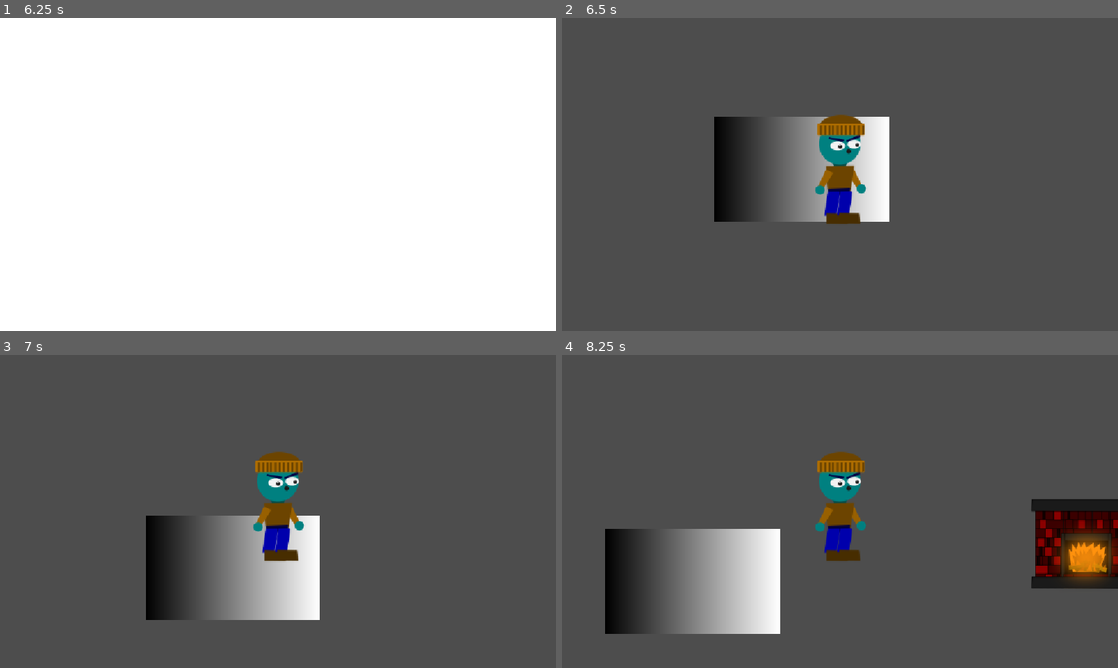
Above: before the commit, frames 1-4 (two rows, left to right).
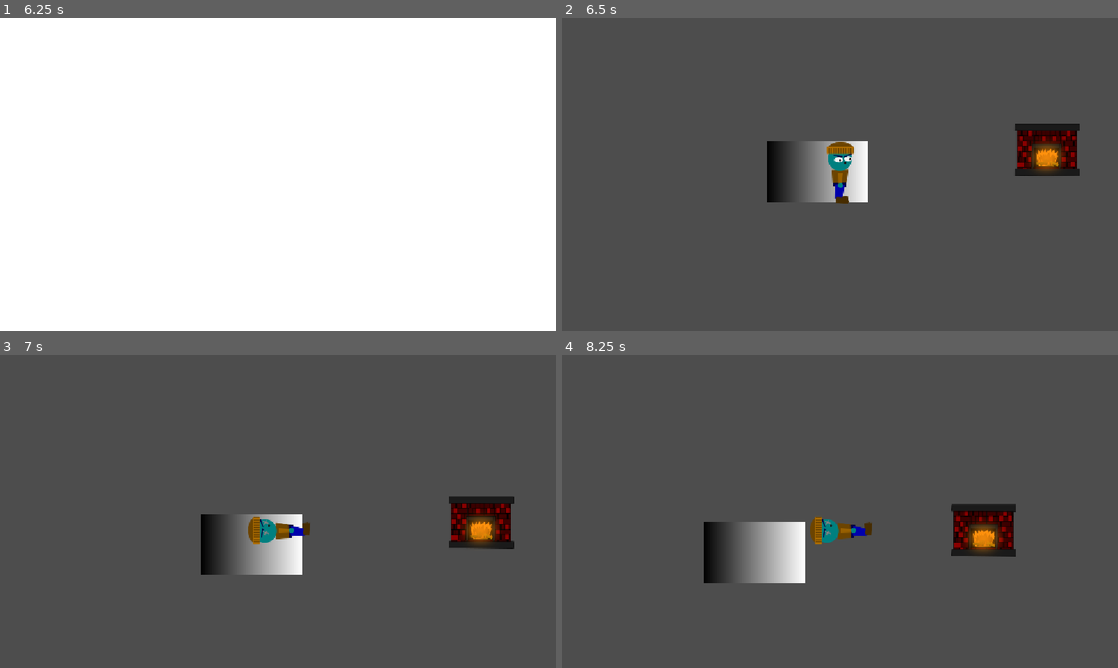
Above: after the commit, the same moments.

Repository: DropletU/autumn
Game: Godot game, scene res://Scenes/prologue.tscn
The game is run twice, just before and just after one commit, with the same random seed, the same clock (stepped at 60 frames per second) and the same inputs.
Inputs:
- Up to frame 1 (6.25 s): tap Enter (ui_accept) at 0.5, 0.77, 1.52, 2, 3.02, 3.77, 4.52, 5.75, 6.02 s; hold D (right) 0.53-1.28 s; hold Shift (sprint) 0.53-1.28 s; tap Space at 1.25, 2.75, 4.25 s; hold S (down) 1.28-2.03 s; tap Shift (sprint) every 1.5 s from 1.35 to 5.85 s; hold D (right) 2.03-2.78 s; hold Shift (sprint) 2.03-2.78 s; hold W (up) 2.78-3.53 s; hold Shift (sprint) 3.53-4.28 s; hold A (left) 3.53-5.03 s; hold S (down) 5.03-5.78 s; hold Shift (sprint) 5.03-5.78 s; hold D (right) from 5.78 s (still down)
- Up to frame 2 (6.5 s): keep holding D (right)
- Up to frame 3 (7 s): release D (right) at 6.53 s; hold W (up) from 6.53 s (still down); hold Shift (sprint) from 6.53 s (still down); tap Enter (ui_accept) at 6.77 s
- Up to frame 4 (8.25 s): release W (up) at 7.28 s; release Shift (sprint) at 7.28 s; hold D (right) 7.28-8.03 s; tap Shift (sprint) at 7.35 s; tap Enter (ui_accept) at 7.52 s; hold S (down) from 8.03 s (still down); hold Shift (sprint) from 8.03 s (still down)

Frame 1 is identical in both runs. In frame 2, 10% of the frame differs, in the area x 27-94%, y 30-66%; in frame 3, 12%; in frame 4, 18%, in the area x 7-100%, y 30-90%.

Commit message:
added walk and death animation

Diff:
--- a/Scenes/player.tscn
+++ b/Scenes/player.tscn
@@ -8,26 +8,91 @@
 [ext_resource type="Script" uid="uid://b5tlqeyjqi26d" path="res://Scripts/StateMachine/States/dead_state.gd" id="5_fkybt"]
 [ext_resource type="Script" uid="uid://cb0so6ei5vmix" path="res://Scripts/StateMachine/States/running_state.gd" id="6_8erm5"]
 [ext_resource type="Script" uid="uid://c7er8020dxknj" path="res://Scripts/Classes/health_component.gd" id="7_3smsa"]
+[ext_resource type="Texture2D" uid="uid://c2uvr4veg1nev" path="res://Art/Animation/PlayerDeath.png" id="8_tx1dd"]
+[ext_resource type="Texture2D" uid="uid://bxo72xswpvrri" path="res://Art/Animation/PlayerWalk.png" id="9_f1ek2"]
 
 [sub_resource type="CapsuleShape2D" id="CapsuleShape2D_wrdhp"]
 radius = 30.0
 height = 142.0
+
+[sub_resource type="AtlasTexture" id="AtlasTexture_7dp3o"]
+atlas = ExtResource("8_tx1dd")
+region = Rect2(0, 0, 180, 180)
+
+[sub_resource type="AtlasTexture" id="AtlasTexture_h4iuc"]
+atlas = ExtResource("8_tx1dd")
+region = Rect2(180, 0, 180, 180)
+
+[sub_resource type="AtlasTexture" id="AtlasTexture_tx1dd"]
+atlas = ExtResource("2_x3wgy")
+region = Rect2(0, 0, 180, 180)
+
+[sub_resource type="AtlasTexture" id="AtlasTexture_f1ek2"]
+atlas = ExtResource("9_f1ek2")
+region = Rect2(0, 0, 180, 180)
+
+[sub_resource type="AtlasTexture" id="AtlasTexture_gymyn"]
+atlas = ExtResource("9_f1ek2")
+region = Rect2(185, 0, 180, 180)
+
+[sub_resource type="AtlasTexture" id="AtlasTexture_pu2lt"]
+atlas = ExtResource("9_f1ek2")
+region = Rect2(370, 0, 180, 180)
+
+[sub_resource type="AtlasTexture" id="AtlasTexture_ukyrk"]
+atlas = ExtResource("9_f1ek2")
+region = Rect2(555, 0, 180, 180)
+
+[sub_resource type="SpriteFrames" id="SpriteFrames_7f0hl"]
+animations = [{
+"frames": [{
+"duration": 1.0,
+"texture": SubResource("AtlasTexture_7dp3o")
+}, {
+"duration": 1.0,
+"texture": SubResource("AtlasTexture_h4iuc")
+}],
+"loop": 2,
+"name": &"death",
+"speed": 5.0
+}, {
+"frames": [{
+"duration": 1.0,
+"texture": SubResource("AtlasTexture_tx1dd")
+}],
+"loop": 1,
+"name": &"default",
+"speed": 5.0
+}, {
+"frames": [{
+"duration": 1.0,
+"texture": SubResource("AtlasTexture_f1ek2")
+}, {
+"duration": 1.0,
+"texture": SubResource("AtlasTexture_gymyn")
+}, {
+"duration": 1.0,
+"texture": SubResource("AtlasTexture_pu2lt")
+}, {
+"duration": 1.0,
+"texture": SubResource("AtlasTexture_ukyrk")
+}],
+"loop": 1,
+"name": &"walk",
+"speed": 5.0
+}]
 
 [node name="Player" type="CharacterBody2D" unique_id=1769773239 node_paths=PackedStringArray("state_machine", "health_component")]
 script = ExtResource("1_v0iea")
 state_machine = NodePath("StateMachine")
 health_component = NodePath("HealthComponent")
 
-[node name="Sprite2D" type="Sprite2D" parent="." unique_id=881897268]
-position = Vector2(5.9604645e-08, -2.3841858e-07)
-texture = ExtResource("2_x3wgy")
-
 [node name="CollisionShape2D" type="CollisionShape2D" parent="." unique_id=735913356]
 position = Vector2(0, -7)
 shape = SubResource("CapsuleShape2D_wrdhp")
 
 [node name="Camera2D" type="Camera2D" parent="." unique_id=1935150015]
-zoom = Vector2(1.41, 1.41)
+zoom = Vector2(0.82, 0.82)
 
 [node name="StateMachine" type="Node" parent="." unique_id=1432991189 node_paths=PackedStringArray("player", "initial_state")]
 script = ExtResource("2_cvnsp")
@@ -51,3 +116,7 @@
 [node name="HealthComponent" type="Node" parent="." unique_id=1538215299]
 script = ExtResource("7_3smsa")
 metadata/_custom_type_script = "uid://c7er8020dxknj"
+
+[node name="AnimatedSprite2D" type="AnimatedSprite2D" parent="." unique_id=641165042]
+sprite_frames = SubResource("SpriteFrames_7f0hl")
+animation = &"death"
--- a/Scripts/player.gd
+++ b/Scripts/player.gd
@@ -8,13 +8,30 @@
 @export var state_machine: StateMachine
 @export var health_component: HealthComponent
 
+var bIsDead = false
+
 func _ready() -> void:
 	GameManager.player = self
 	z_index = 1
 	respawn_point = global_position
 
+
 func _physics_process(delta: float) -> void:
 	state_machine.physics_update(delta)
+
+	if bIsDead == false:
+		if Input.is_action_just_pressed("sprint"):
+			bIsDead = true
+		if Input.is_action_pressed("left"):
+			$AnimatedSprite2D.scale = Vector2(-1,1)
+		elif Input.is_action_pressed("right"):
+			$AnimatedSprite2D.scale = Vector2.ONE
+		if Input.is_anything_pressed():
+			$AnimatedSprite2D.play("walk")
+		else:
+			$AnimatedSprite2D.play("default")
+	else:
+		$AnimatedSprite2D.play("death")
 
 
 func _unhandled_input(event: InputEvent) -> void:
Binary file added: Art/Animation/PlayerDeath.png
Not shown, added: Art/Animation/PlayerDeath.png.import
Binary file added: Art/Animation/PlayerWalk.png
Not shown, added: Art/Animation/PlayerWalk.png.import
